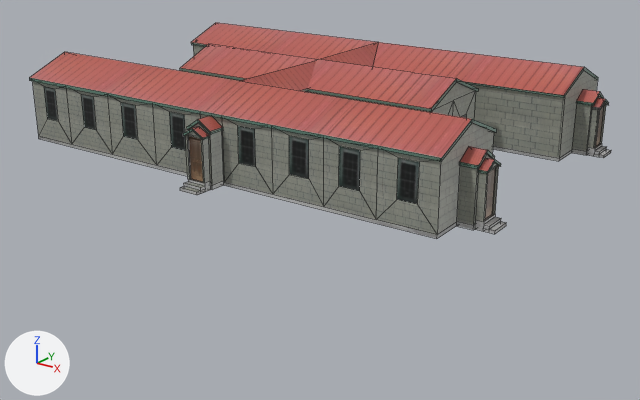
The Blender file blender sources/H-hut.blend as it was, and as the next commit left it.
Both versions are drawn from a 50 mm lens placed at (36.5, -51.5, 18.4), pointed at (0.5, -0.8, -4.4). The axes (+X, +Y, +Z) are drawn at lower left. The lights are the same throughout. Mesh edges are drawn as thin lines.

In view in the first picture: 'H-Hut'.
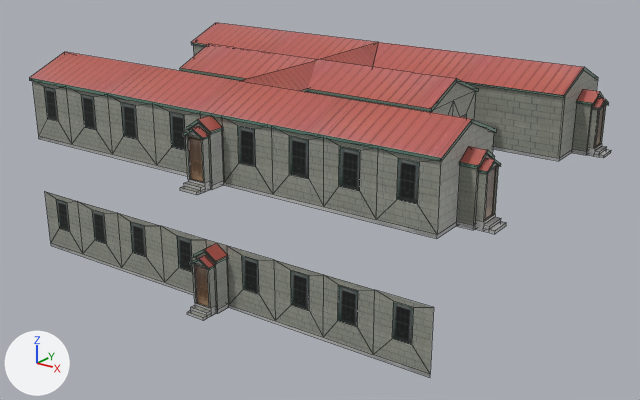
Patch to the scene script:
```diff
--- a/blender sources/H-hut.blend.py
+++ b/blender sources/H-hut.blend.py
@@ me_cube_001 @@
+me_cube_001.from_pydata(...)  # 149 vertices, 112 faces; spans x -17.3..16.0, y -14.2..-11.8, z -7.2..-3.5
+me_cube_001.materials.append(mat_material)  # picture img_h_huts2_png
@@ ob_h_hut_001 @@
+ob_h_hut_001 = bpy.data.objects.new('H-Hut.001', me_cube_001)
+ob_h_hut_001.location = (0.0, 0.0, 0.0)
+ob_h_hut_001.scale = (1.0, 1.0, 1.2)
```

What differs and where, as boxes [x1, y1, x2, y2] in the pictures (640 x 400 px):
'H-Hut.001', added
    after: [45, 192, 434, 377]
